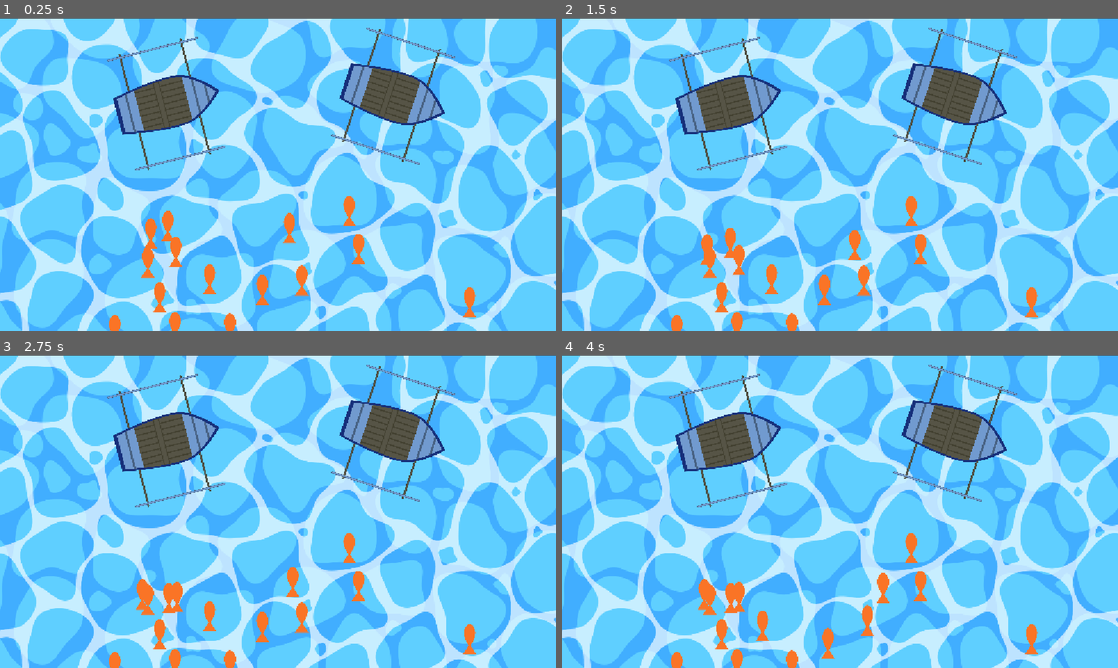
Above: before the commit, frames 1-4 (two rows, left to right).
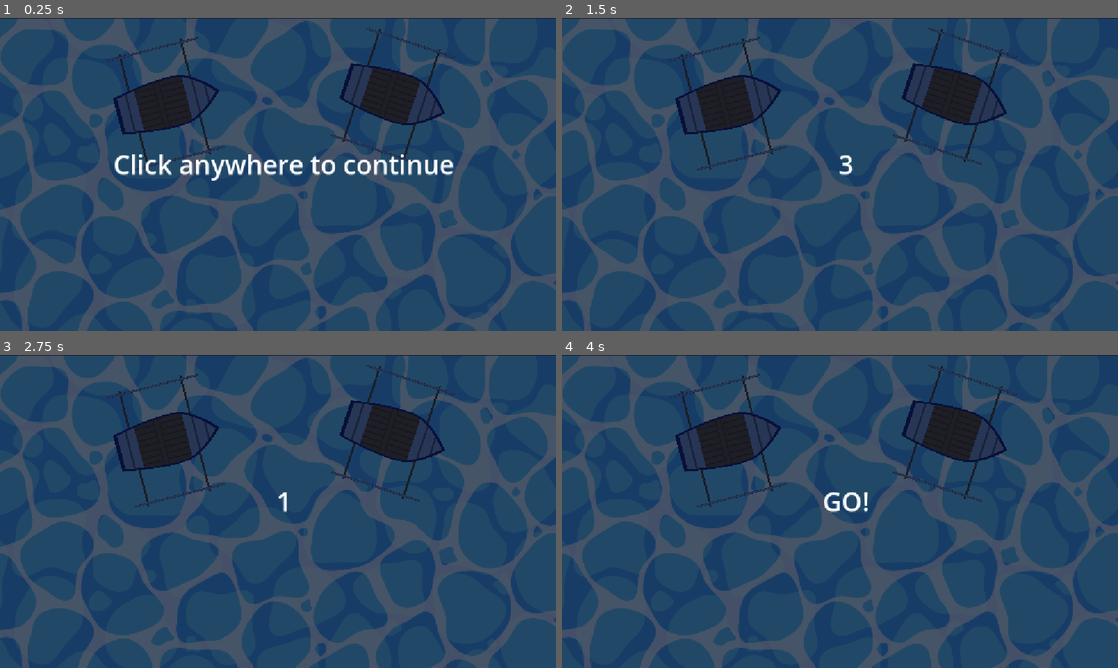
Above: after the commit, the same moments.

Repository: itspeanutzy/LooksToTheMoon
Game: Godot game, scene res://scenes/minigames/BlessingHarvest/blessing_harvest.tscn
The game is run twice, just before and just after one commit, with the same random seed, the same clock (stepped at 60 frames per second) and the same inputs. Before the commit the project starts from res://scenes/minigames/blessing_harvest.tscn.
Inputs (mouse positions are in pixels of both pictures, inside the frame that each line leads up to):
- Up to frame 1 (0.25 s): no input
- Up to frame 2 (1.5 s): tap Enter at 0.5 s; move the mouse to (962, 158) at 0.52 s; click (962, 158) at 0.67 s; tap Space at 1.25 s; move the mouse to (728, 190) at 1.27 s; click (728, 190) at 1.42 s
- Up to frame 3 (2.75 s): tap Enter at 2 s; move the mouse to (333, 442) at 2.02 s; click (333, 442) at 2.17 s
- Up to frame 4 (4 s): move the mouse to (812, 574) at 2.77 s; click (812, 574) at 2.92 s; tap Space at 3.5 s; move the mouse to (1006, 558) at 3.52 s; click (1006, 558) at 3.67 s

The runs differ from the first frame. In frame 1, 100% of the frame differs, in the area x 0-100%, y 0-100%; in frame 2, 100%; in frame 3, 100%; in frame 4, 100%.

Commit message:
Expansion of proto gameplay

Diff:
--- /dev/null
+++ b/scenes/minigames/BlessingHarvest/blessing_harvest.gd
@@ -0,0 +1,86 @@
+extends Node2D
+
+var fish_caught = 0
+var time_left: float = 0
+
+@export var total_fish_needed = 10
+@export var total_fish_to_spawn = 15
+@export var fish_scene : PackedScene
+@export var time_limit: float = 30
+
+@onready var score_label = $HUD/FishCounter
+@onready var overlay = $OverlayLayer
+@onready var message_label = $OverlayLayer/ColorRect/Message
+
+enum GameState {INTRO, COUNTDOWN, PLAYING, END}
+var current_state = GameState.INTRO
+
+func _ready() -> void:
+	$HUD.hide()
+	show_message("Click anywhere to continue")
+
+func _input(event: InputEvent) -> void:
+	if current_state == GameState.INTRO  and event.is_pressed() and event is InputEventMouseButton:
+		start_countdown()
+
+func start_countdown() -> void:
+	current_state = GameState.COUNTDOWN
+	_do_countdown()
+
+func _do_countdown():
+	for i in range(3, 0, -1):
+		show_message(str(i))
+		await get_tree().create_timer(1.0).timeout
+
+	show_message("GO!")
+	await get_tree().create_timer(0.5).timeout
+
+	overlay.hide()
+	$HUD.show()
+	time_left = time_limit
+	current_state = GameState.PLAYING
+	spawn_fish()
+
+func show_message(text: String) -> void:
+	overlay.show()
+	message_label.text = text
+
+func spawn_fish() -> void:
+	for i in range(total_fish_to_spawn):
+		var new_fish = fish_scene.instantiate()
+
+		var random_x = randf_range(200,1000)
+		var random_y = randf_range(400,650)
+		new_fish.position = Vector2(random_x, random_y)
+
+		add_child(new_fish)
+
+func _process(delta: float) -> void:
+	if current_state == GameState.PLAYING:
+		time_left -= delta
+		$HUD/Timer.text = "Time: " + str(int(time_left))
+
+		if time_left <= 0:
+			time_left = 0
+			end_minigame(false)
+
+func _on_boat_area_entered(area: Area2D) -> void:
+	if area.is_in_group("Fish"):
+		area.queue_free()
+		fish_caught += 1
+		score_label.text = "Fish : " + str(fish_caught) + "/" + str(total_fish_needed)
+
+		if fish_caught >= total_fish_needed:
+			end_minigame(true)
+
+func end_minigame(is_win: bool) -> void:
+	current_state = GameState.END
+	$HUD.hide()
+
+	if is_win:
+		show_message("The Harvest was Bountiful!")
+	else:
+		show_message("And the Sea stay still")
+
+	for fish in get_tree().get_nodes_in_group("Fish"):
+		fish.queue_free()
--- a/scenes/minigames/blessing_harvest.tscn
+++ b/scenes/minigames/BlessingHarvest/blessing_harvest.tscn
@@ -1,9 +1,9 @@
 [gd_scene format=3 uid="uid://b3ukhc0w63ruh"]
 
-[ext_resource type="Script" uid="uid://dlhils1oshx84" path="res://scenes/minigames/blessing_harvest.gd" id="1_wofty"]
-[ext_resource type="Texture2D" uid="uid://cf2ua55n1rskk" path="res://assets/sprites/placeholder_water.png" id="1_xeprx"]
-[ext_resource type="Texture2D" uid="uid://dqw3krvpjr8s4" path="res://assets/sprites/placeholder_boat.png" id="2_wofty"]
-[ext_resource type="PackedScene" uid="uid://ihpp2k7oucbj" path="res://scenes/minigames/fih.tscn" id="4_8c0js"]
+[ext_resource type="Script" uid="uid://dlhils1oshx84" path="res://scenes/minigames/BlessingHarvest/blessing_harvest.gd" id="1_wgdlm"]
+[ext_resource type="PackedScene" uid="uid://ihpp2k7oucbj" path="res://scenes/minigames/BlessingHarvest/fih.tscn" id="2_dyaw6"]
+[ext_resource type="Texture2D" uid="uid://cf2ua55n1rskk" path="res://assets/sprites/placeholder_water.png" id="3_pslgi"]
+[ext_resource type="Texture2D" uid="uid://dqw3krvpjr8s4" path="res://assets/sprites/placeholder_boat.png" id="4_y1itr"]
 
 [sub_resource type="RectangleShape2D" id="RectangleShape2D_1vivr"]
 size = Vector2(884.7815, 584.3994)
@@ -12,13 +12,13 @@
 size = Vector2(882.6125, 583.7677)
 
 [node name="Node2D" type="Node2D" unique_id=940987323]
-script = ExtResource("1_wofty")
-fish_scene = ExtResource("4_8c0js")
+script = ExtResource("1_wgdlm")
+fish_scene = ExtResource("2_dyaw6")
 
 [node name="Water" type="Sprite2D" parent="." unique_id=1076653617]
 position = Vector2(575.5, 325.00003)
 scale = Vector2(0.9023438, 0.8972223)
-texture = ExtResource("1_xeprx")
+texture = ExtResource("3_pslgi")
 
 [node name="Boat1" type="Area2D" parent="." unique_id=1295410493]
 position = Vector2(349.00003, 175.99998)
@@ -39,12 +39,31 @@
 scale = Vector2(0.26128092, 0.3174845)
 
 [node name="Sprite2D" type="Sprite2D" parent="Boat2" unique_id=1515753864]
-texture = ExtResource("2_wofty")
+texture = ExtResource("4_y1itr")
 
 [node name="CollisionShape2D" type="CollisionShape2D" parent="Boat2" unique_id=567371550]
 position = Vector2(-1.123291, 10.902344)
 scale = Vector2(1, 1.0000001)
 shape = SubResource("RectangleShape2D_8vrlf")
+
+[node name="OverlayLayer" type="CanvasLayer" parent="." unique_id=1518266762]
+
+[node name="ColorRect" type="ColorRect" parent="OverlayLayer" unique_id=1929389067]
+offset_left = -3.0
+offset_top = -2.0
+offset_right = 1155.0
+offset_bottom = 648.0
+color = Color(0, 0, 0.078431375, 0.64705884)
+
+[node name="Message" type="Label" parent="OverlayLayer/ColorRect" unique_id=1960859813]
+layout_mode = 0
+offset_left = 227.0
+offset_top = 268.0
+offset_right = 956.0
+offset_bottom = 335.0
+theme_override_font_sizes/font_size = 54
+horizontal_alignment = 1
+vertical_alignment = 1
 
 [node name="HUD" type="CanvasLayer" parent="." unique_id=1374543098]
 
@@ -58,6 +77,13 @@
 theme_override_colors/font_outline_color = Color(0, 0, 0, 0)
 theme_override_font_sizes/font_size = 32
 
+[node name="Timer" type="Label" parent="HUD" unique_id=2071639525]
+offset_left = -11.0
+offset_top = 573.0
+offset_right = 246.0
+offset_bottom = 643.0
+theme_override_font_sizes/font_size = 34
+
 [connection signal="child_entered_tree" from="." to="." method="_on_child_entered_tree"]
 [connection signal="area_entered" from="Boat1" to="." method="_on_boat_area_entered"]
 [connection signal="area_entered" from="Boat2" to="." method="_on_boat_area_entered"]
--- a/scenes/minigames/fih.tscn
+++ b/scenes/minigames/BlessingHarvest/fih.tscn
@@ -1,18 +1,18 @@
 [gd_scene format=3 uid="uid://ihpp2k7oucbj"]
 
-[ext_resource type="Script" uid="uid://cqv8e4kp0giet" path="res://fish_blshv.gd" id="1_hgq8g"]
-[ext_resource type="Texture2D" uid="uid://cejk0t00ipqx4" path="res://assets/sprites/placeholder_fish.png" id="2_wofph"]
+[ext_resource type="Script" uid="uid://cqv8e4kp0giet" path="res://scenes/minigames/BlessingHarvest/fish_blshv.gd" id="1_efgbp"]
+[ext_resource type="Texture2D" uid="uid://cejk0t00ipqx4" path="res://assets/sprites/placeholder_fish.png" id="2_r46gl"]
 
 [sub_resource type="CapsuleShape2D" id="CapsuleShape2D_1vivr"]
 radius = 13.0
 height = 64.0
 
 [node name="Fih" type="Area2D" unique_id=81587259]
-script = ExtResource("1_hgq8g")
+script = ExtResource("1_efgbp")
 
 [node name="Sprite2D" type="Sprite2D" parent="." unique_id=2109400413]
 scale = Vector2(0.4, 0.4)
-texture = ExtResource("2_wofph")
+texture = ExtResource("2_r46gl")
 
 [node name="CollisionShape2D" type="CollisionShape2D" parent="." unique_id=2045646175]
 position = Vector2(0, -3)
--- a/fish_blshv.gd
+++ b/scenes/minigames/BlessingHarvest/fish_blshv.gd
@@ -13,3 +13,11 @@
 	if distance < panic:
 		var direction = (global_position - mouse_pos).normalized()
 		global_position += direction * speed * delta
+
+		rotation = direction.angle() + (PI/2)
+
+	var screen_size = get_viewport_rect().size
+	var margin = 50
+
+	global_position.x = clamp(global_position.x, margin, screen_size.x - margin)
+	global_position.y = clamp(global_position.y, margin, screen_size.y - margin)
--- a/scenes/minigames/blessing_harvest.gd
+++ /dev/null
@@ -1,29 +0,0 @@
-extends Node2D
-
-var fish_caught = 0
-@onready var score_label = $HUD/FishCounter
-@export var total_fish_needed = 10
-@export var total_fish_to_spawn = 15
-@export var fish_scene : PackedScene
-
-func _ready() -> void:
-	spawn_fish()
-
-func spawn_fish() -> void:
-	for i in range(total_fish_to_spawn):
-		var new_fish = fish_scene.instantiate()
-
-		var random_x = randf_range(200,1000)
-		var random_y = randf_range(400,650)
-		new_fish.position = Vector2(random_x, random_y)
-
-		add_child(new_fish)
-
-func _on_boat_area_entered(area: Area2D) -> void:
-	if area.is_in_group("Fish"):
-		area.queue_free()
-		fish_caught += 1
-		score_label.text = "Fish : " + str(fish_caught) + "/" + str(total_fish_needed)
-
-		if fish_caught >= total_fish_needed:
-			print("The Harvest is Bountiful")
Renamed: scenes/minigames/blessing_harvest.gd.uid -> scenes/minigames/BlessingHarvest/blessing_harvest.gd.uid
Not shown: 1 places in scenes/minigames/BlessingHarvest/blessing_harvest.tscn that only renumber resources
Renamed: fish_blshv.gd.uid -> scenes/minigames/BlessingHarvest/fish_blshv.gd.uid
